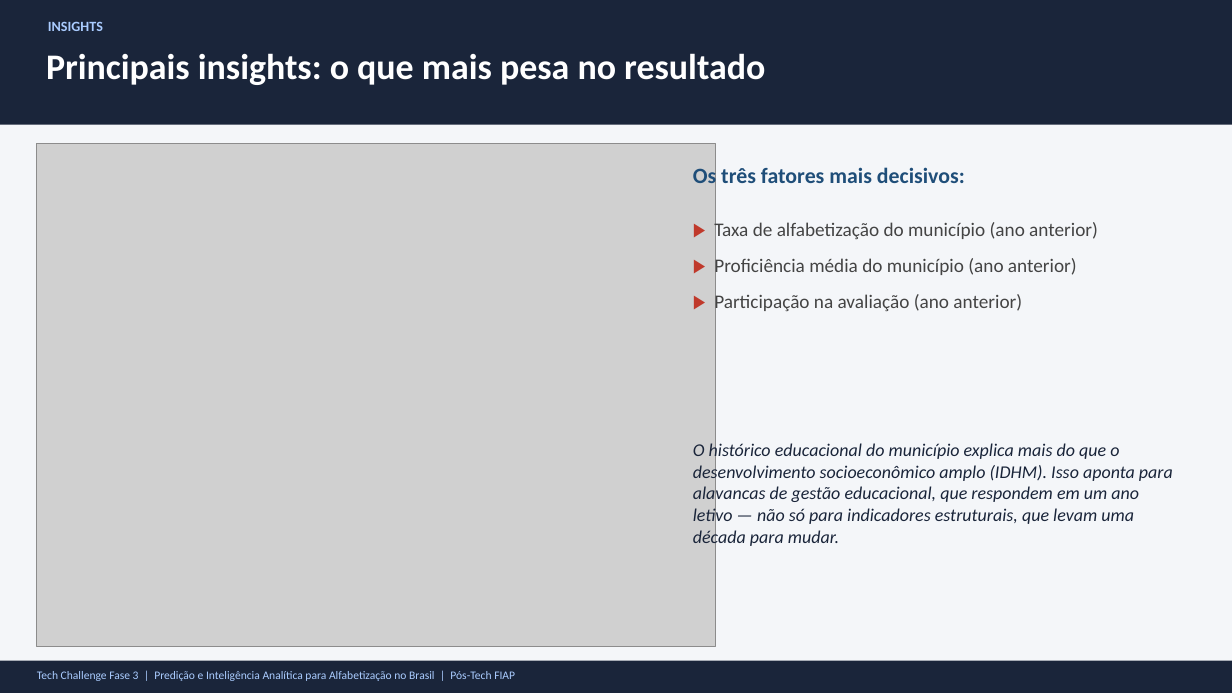
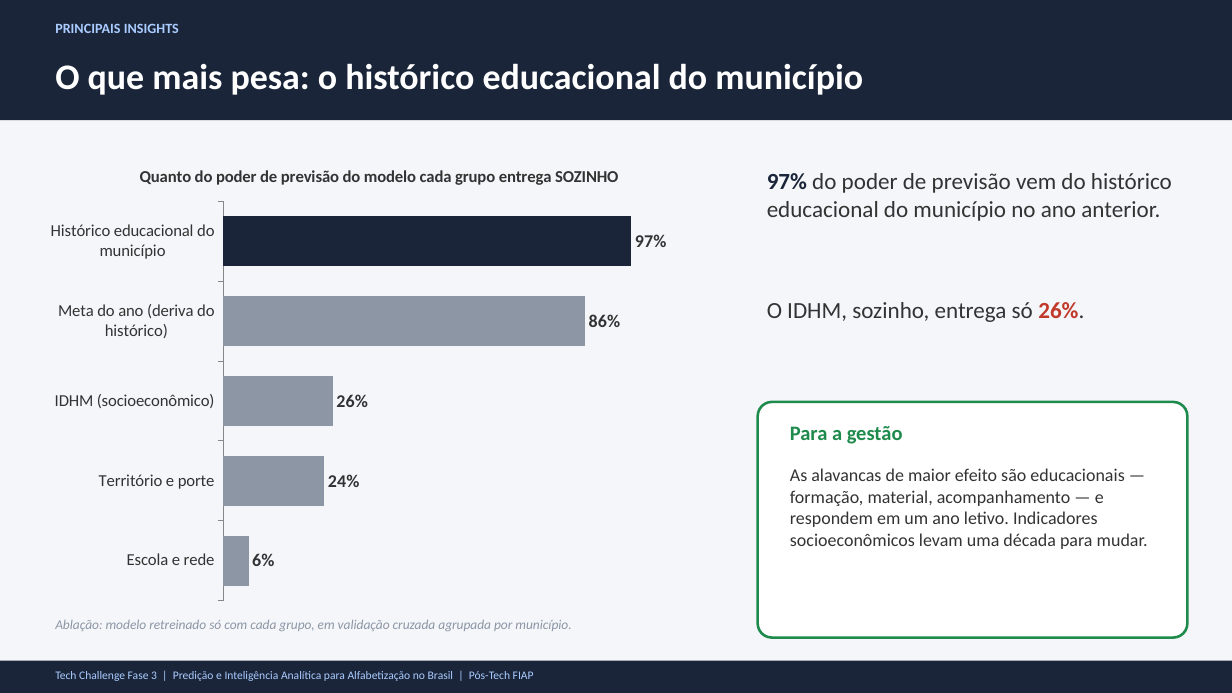
Before and after one commit to Fe-Biaggio/TechChallenge_3, a slide deck: slide 5 of reports/presentation/Alfabetizacao_Fase3_Apresentacao.pptx. Drawn at 1232x693 pixels with LibreOffice and Linux fonts; fonts in the diff are those of the drawing; grey boxes stand for pictures. Boxes give left, top, right and bottom in pixels: in the first picture for what was removed or moved away, otherwise in the second. Text is boxed around its words. In the diff, an @@ line names an element or a change of style, - is before the commit and + after.

```diff
--- a/reports/presentation/Alfabetizacao_Fase3_Apresentacao.pptx
+++ b/reports/presentation/Alfabetizacao_Fase3_Apresentacao.pptx
@@ rectangle resized from (x1=0, y1=0, x2=1232, y2=125) to (x1=0, y1=0, x2=1232, y2=120) @@
@@ text at (x1=55, y1=23, x2=179, y2=33): text changed @@
-INSIGHTS
+PRINCIPAIS INSIGHTS
@@ text "O que mais pesa: o ..." at (x1=55, y1=63, x2=863, y2=95): vertical alignment top to middle @@
@@ text at (x1=55, y1=63, x2=863, y2=95): text changed @@
-Principais insights: o que mais pesa no resultado
+O que mais pesa: o histórico educacional do município
@@ picture removed at (x1=37, y1=143, x2=715, y2=647) @@
@@ bar chart added at (x1=37, y1=148, x2=721, y2=610) @@
+title "Quanto do poder de previsão do modelo cada grupo entrega SOZINHO"
+categories: Escola e rede, Território e porte, IDHM (socioeconômico), Meta do ano (deriva do histórico), Histórico educacional do município
+Series 1: 0.06, 0.24, 0.26, 0.86, 0.97
@@ text removed at (x1=693, y1=165, x2=965, y2=190) @@
-Os três fatores mais decisivos:
@@ text at (x1=767, y1=173, x2=1172, y2=221): text changed; size 15 to 18 pt; text colour #444444 to #333333 @@
-▶ Taxa de alfabetização do município (ano anterior)
-▶ Proficiência média do município (ano anterior)
-▶ Participação na avaliação (ano anterior)
+97% do poder de previsão vem do histórico educacional do município no ano anterior.
@@ text added at (x1=767, y1=302, x2=1084, y2=322), 18 pt, text #333333 @@
+O IDHM, sozinho, entrega só 26%.
@@ rounded rectangle added at (x1=758, y1=402, x2=1188, y2=638), fill #FFFFFF, outline #1E8B4C 2 pt @@
@@ text added at (x1=790, y1=426, x2=903, y2=444), 16 pt, text #1E8B4C, bold @@
+Para a gestão
@@ text at (x1=790, y1=468, x2=1148, y2=549): text changed; text colour #1A253A to #333333; italic off @@
-O histórico educacional do município explica mais do que o desenvolvimento socioeconômico amplo (IDHM). Isso aponta para alavancas de gestão educacional, que respondem em um ano letivo — não só para indicadores estruturais, que levam uma década para mudar.
+As alavancas de maior efeito são educacionais — formação, material, acompanhamento — e respondem em um ano letivo. Indicadores socioeconômicos levam uma década para mudar.
@@ text added at (x1=55, y1=620, x2=571, y2=631), 10.5 pt, text #8C96A5, italic @@
+Ablação: modelo retreinado só com cada grupo, em validação cruzada agrupada por município.
@@ text "Tech Challenge Fase 3 | ..." moved from (x1=37, y1=671, x2=515, y2=681) to (x1=55, y1=671, x2=534, y2=681) @@
```
Also in this commit, not shown: 7 other slides changed, 2 slides added, 2 slides removed, 3 other files.
